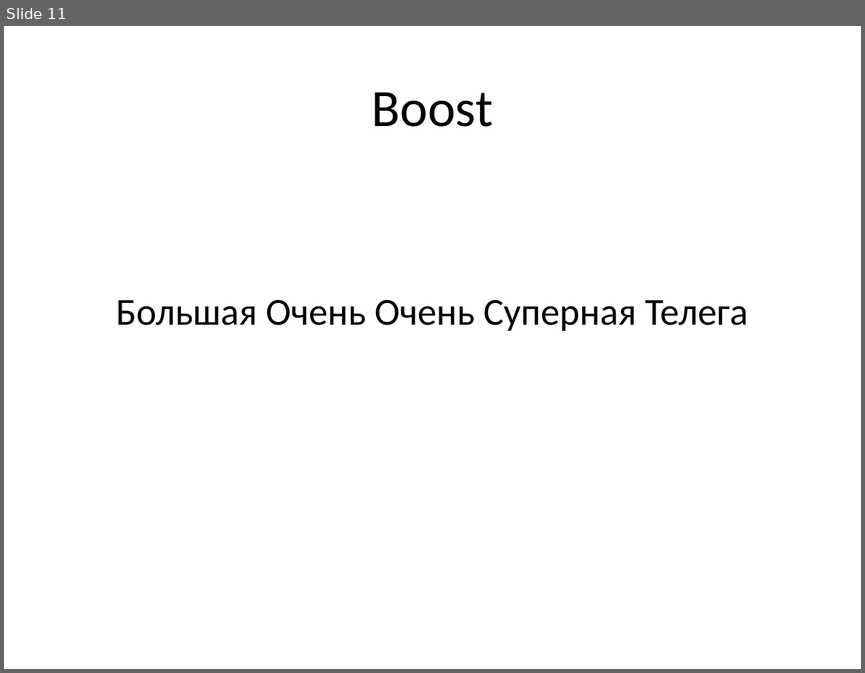
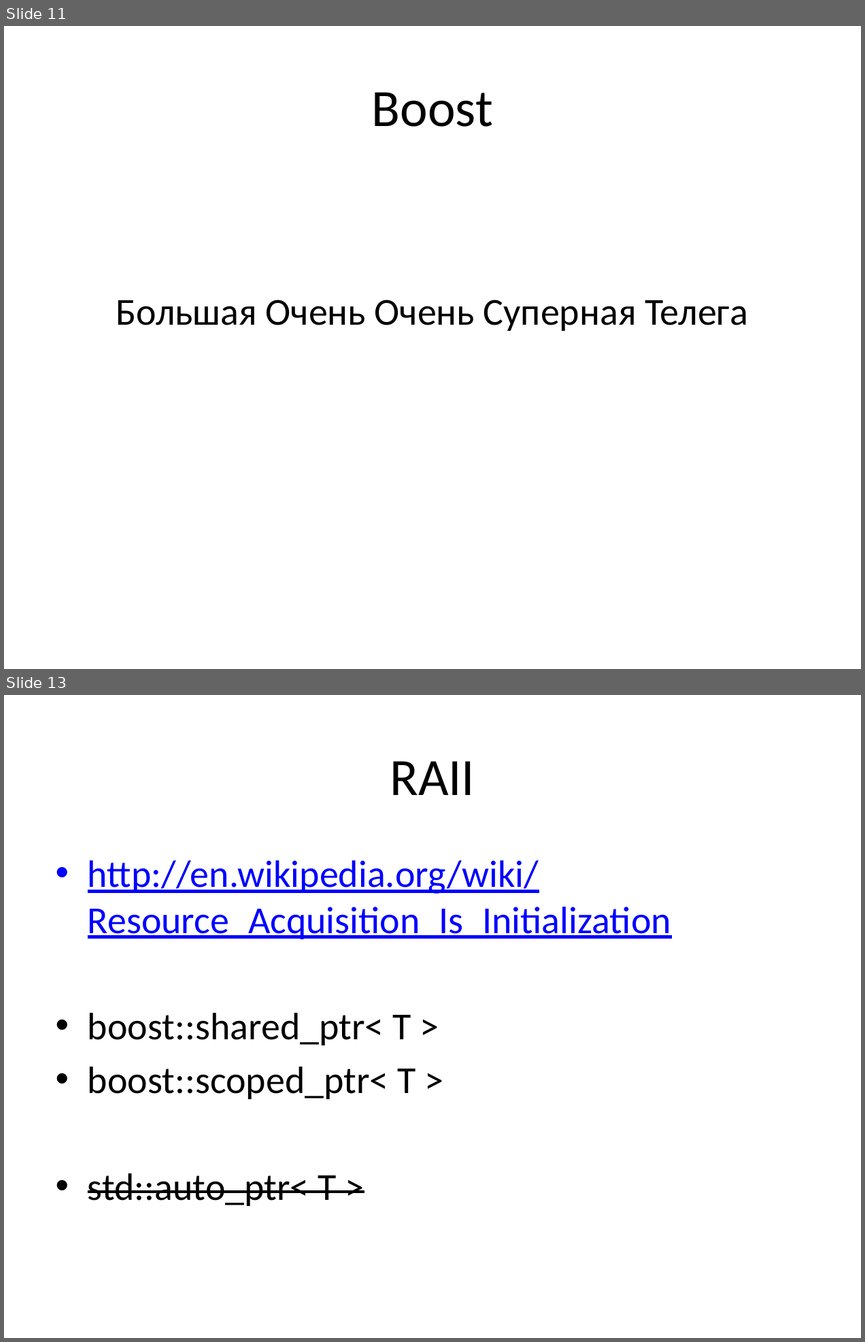
Before and after one commit to tscherkas/cpp_craft_1013, a slide deck: lections/cpp_craft_lec_2_pre.pptx. Shown one above the other, each under a label of ours: slide 11 before the commit, slides 11 and 13 after it; the slides between them are not shown. The pictures are 865x673 and 865x1342 pixels, drawn with LibreOffice and Linux fonts; fonts in the diff are those of the drawing. Boxes give left, top, right and bottom in pixels: in the first picture for what was removed or moved away, otherwise in the second. Text is boxed around its words. In the diff, an @@ line names an element or a change of style, - is before the commit and + after.

```diff
--- a/lections/cpp_craft_lec_2_pre.pptx
+++ b/lections/cpp_craft_lec_2_pre.pptx
@@ slide 13 added at (x1=4, y1=695, x2=861, y2=1338), background #FFFFFF @@
@@ title added at (x1=390, y1=761, x2=475, y2=795), 44 pt, text #000000 @@
+RAII
@@ text added at (x1=88, y1=860, x2=671, y2=1206), 32 pt, text #0000FF, underline @@
+• http://en.wikipedia.org/wiki/Resource_Acquisition_Is_Initialization
+• boost::shared_ptr< T >
+• boost::scoped_ptr< T >
+• std::auto_ptr< T >
```
Also in this commit, not shown: 17 other slides added, 1 slide removed, 1 other file.
